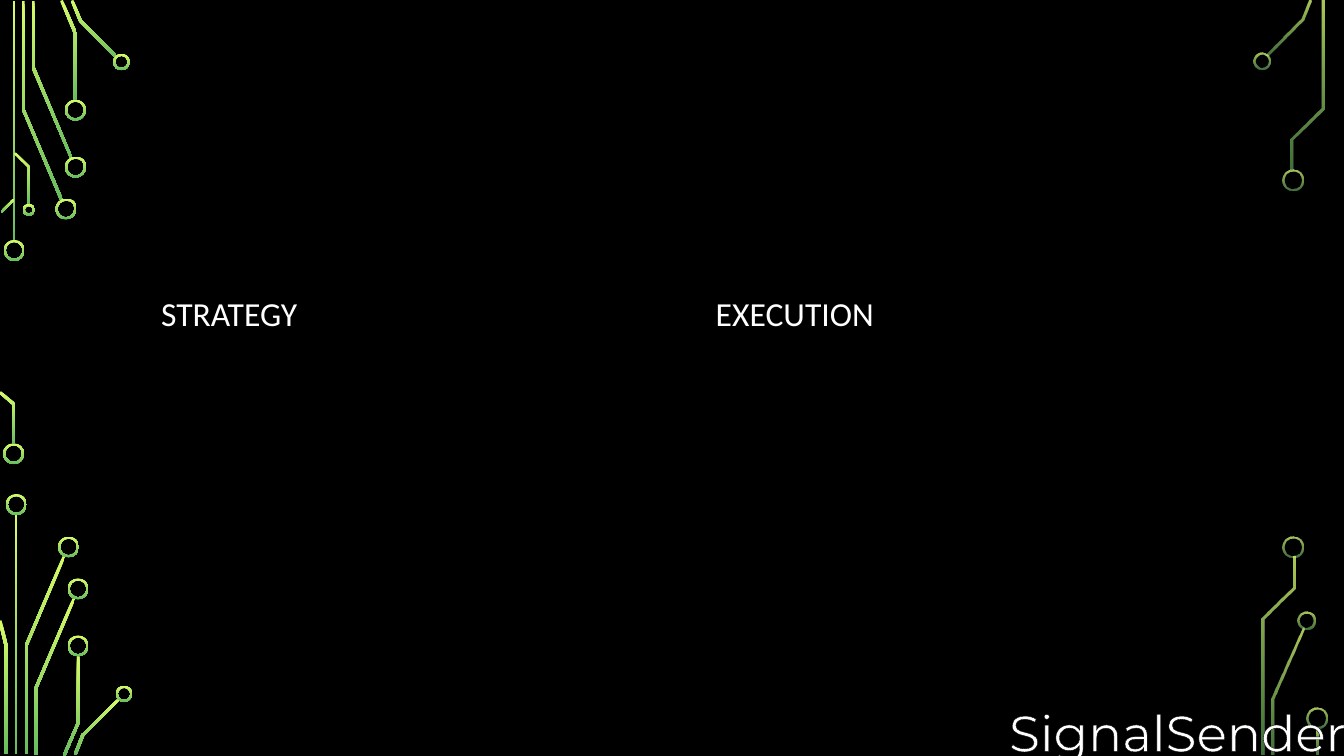
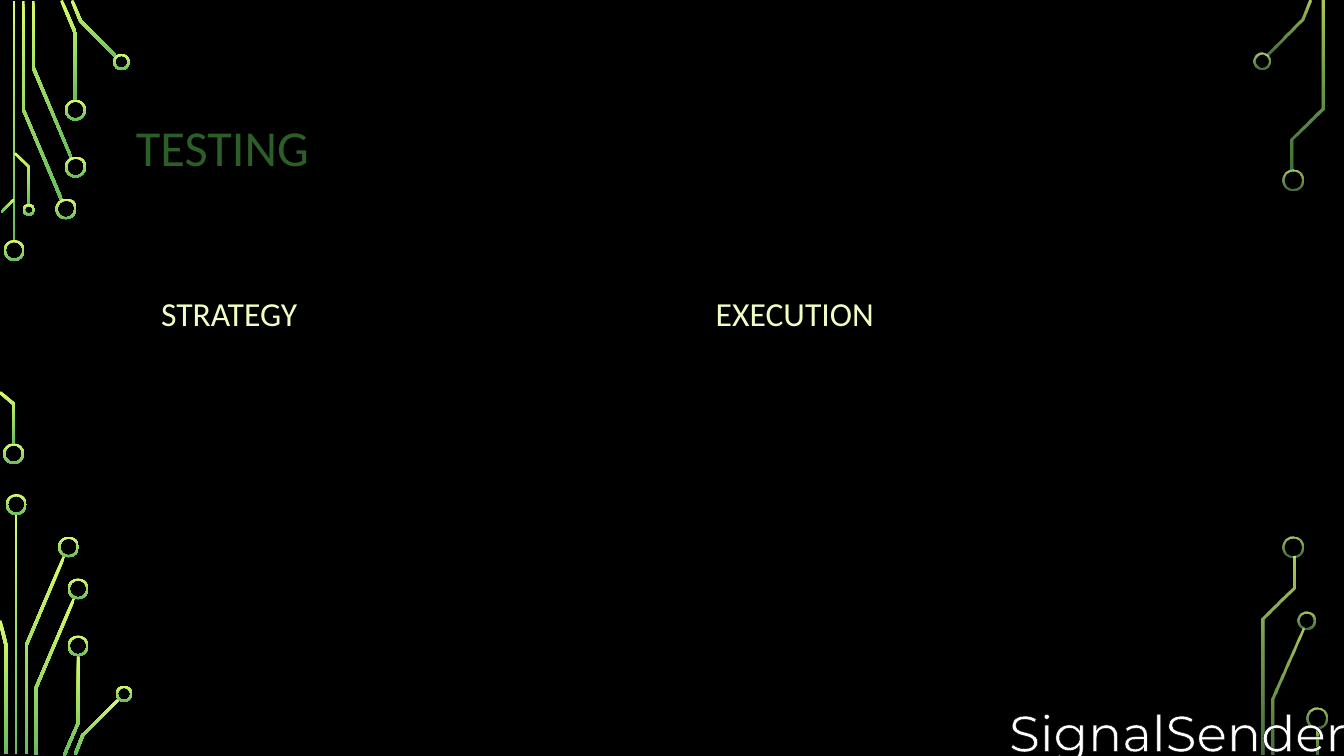
Before and after one commit to djklup/SignalSenders, a slide deck: slide 15 of Project Details/IR Presentation 2.pptx. Drawn at 1344x756 pixels with LibreOffice and Linux fonts; fonts in the diff are those of the drawing; background and template pictures are left out. Boxes give left, top, right and bottom in pixels: in the first picture for what was removed or moved away, otherwise in the second. Text is boxed around its words. In the diff, an @@ line names an element or a change of style, - is before the commit and + after.

Commit message:
Updated colors

```diff
--- a/Project Details/IR Presentation 2.pptx
+++ b/Project Details/IR Presentation 2.pptx
@@ title "TESTING" at [136,133,309,166]: text colour #000000 to #2B5F27 @@
@@ text "STRATEGY" at [161,304,297,327]: text colour #FFFFFF to #EFFEC3 @@
@@ text "EXECUTION" at [716,304,874,327]: text colour #FFFFFF to #EFFEC3 @@
```
Also in this commit, not shown: 17 other slides changed.
